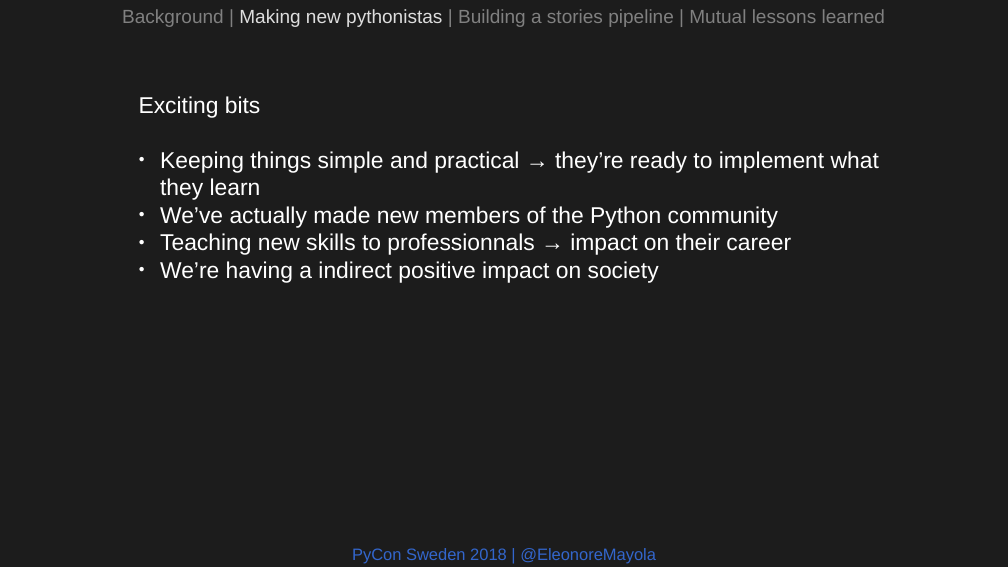
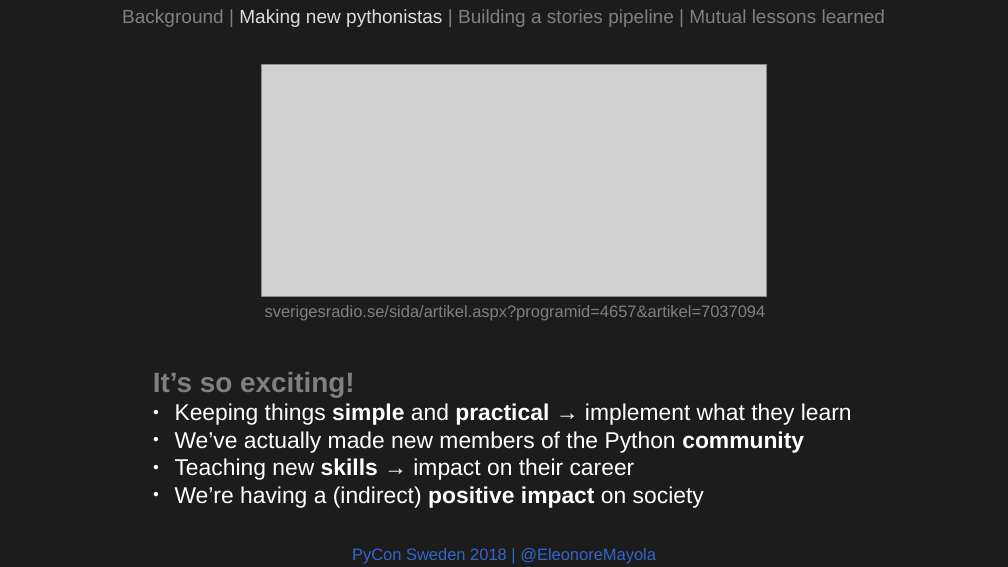
Before and after one commit to Eleonore9/-pyconse18, a slide deck: slide 11 of pyconse2018.odp. Drawn at 1008x567 pixels with LibreOffice and Linux fonts; fonts in the diff are those of the drawing; grey boxes stand for pictures. Boxes give left, top, right and bottom in pixels: in the first picture for what was removed or moved away, otherwise in the second. Text is boxed around its words. In the diff, an @@ line names an element or a change of style, - is before the commit and + after.

Commit message:
Python courses slides

```diff
--- a/pyconse2018.odp
+++ b/pyconse2018.odp
@@ picture added at <box>262,65,767,296</box> @@
@@ text added at <box>265,305,766,320</box>, 13 pt, text #808080 @@
+sverigesradio.se/sida/artikel.aspx?programid=4657&artikel=7037094
@@ text "It’s so exciting!": place and size @@
-text "It’s so exciting!" at <box>139,96,879,283</box>
+text "It’s so exciting!" at <box>153,372,852,508</box>
@@ text at <box>153,372,852,425</box>: text changed @@
-Exciting bits
-● Keeping things simple and practical → they’re ready to implement what they learn
+It’s so exciting!
+● Keeping things simple and practical → implement what they learn
@@ text at <box>175,431,804,453</box>: bold on in "community" @@
@@ text at <box>175,458,704,508</box>: text changed @@
-● Teaching new skills to professionnals → impact on their career
-● We’re having a indirect positive impact on society
+● Teaching new skills → impact on their career
+● We’re having a (indirect) positive impact on society
```
Also in this commit, not shown: 3 other slides changed.
